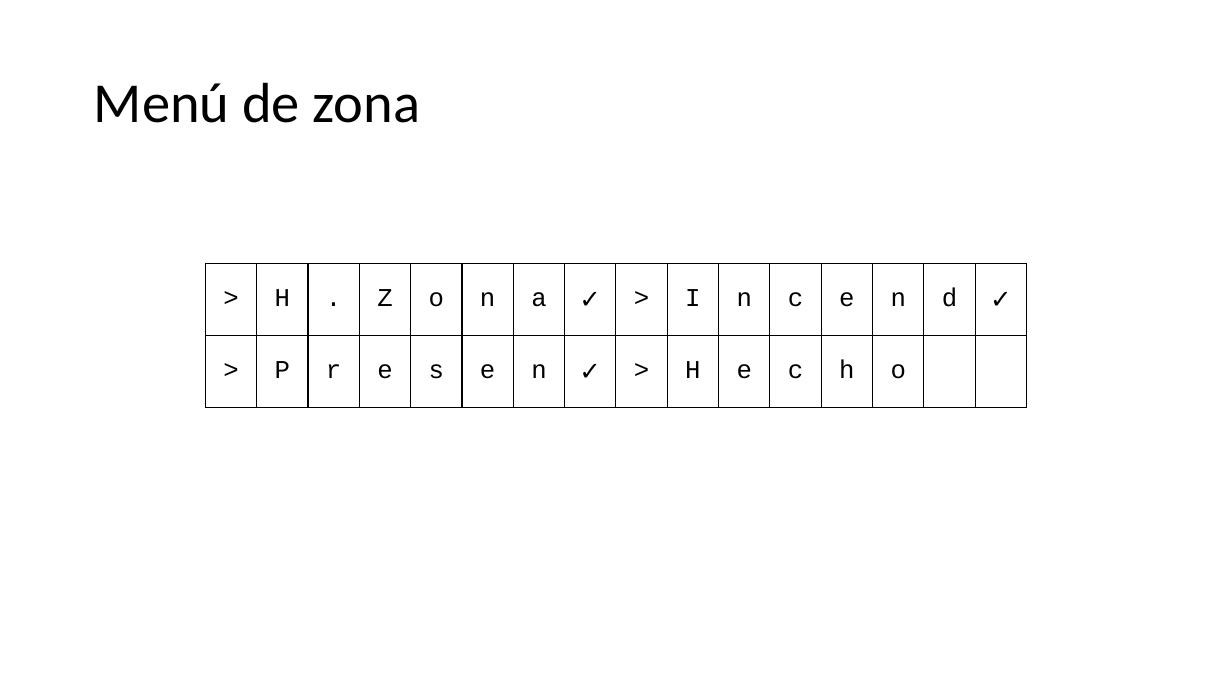
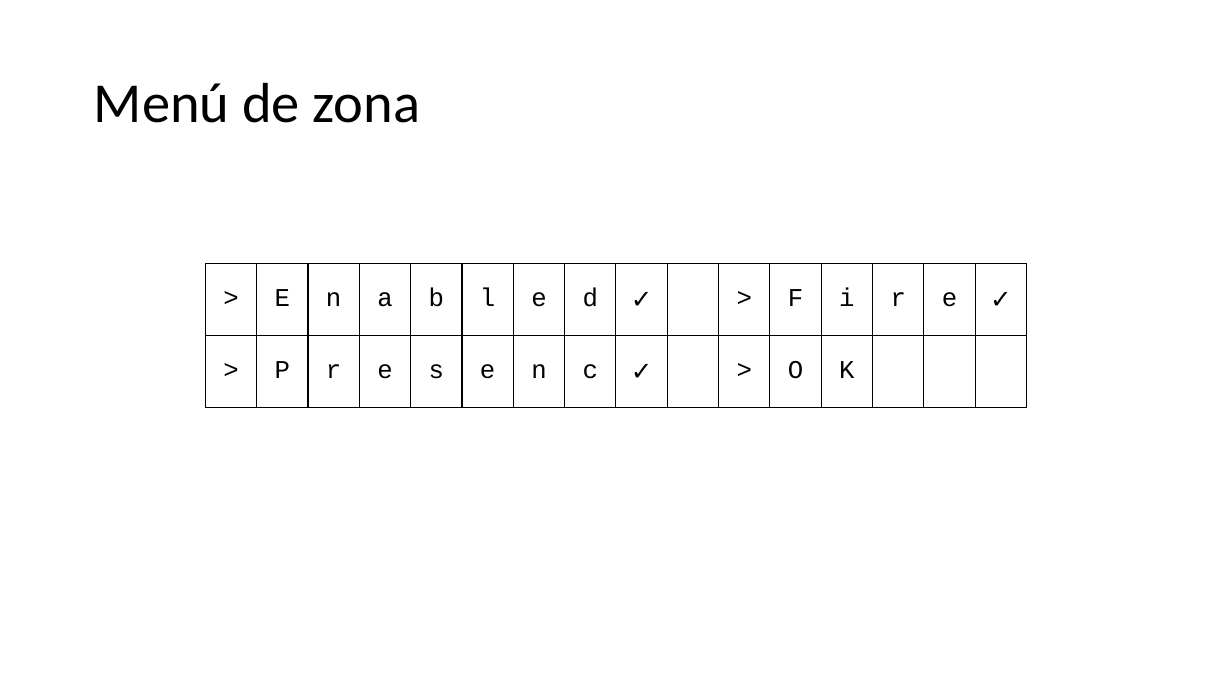
Before and after one commit to JaviHorta/firmware, a slide deck: slide 10 of menus sistema de alarma.pptx (slide 8 before the commit). Drawn at 1232x693 pixels with LibreOffice and Linux fonts; fonts in the diff are those of the drawing. Boxes give left, top, right and bottom in pixels: in the first picture for what was removed or moved away, otherwise in the second. Text is boxed around its words. In the diff, an @@ line names an element or a change of style, - is before the commit and + after.

```diff
--- a/menus sistema de alarma.pptx
+++ b/menus sistema de alarma.pptx
@@ table at [205, 263, 1033, 408] @@
-row 1: > | H | . | Z | o | n | a | ✓ | > | I | n | c | e | n | d | ✓
+row 1: > | E | n | a | b | l | e | d | ✓ |  | > | F | i | r | e | ✓
-row 2: > | P | r | e | s | e | n | ✓ | > | H | e | c | h | o |  | 
+row 2: > | P | r | e | s | e | n | c | ✓ |  | > | O | K |  |  | 
```
Also in this commit, not shown: 7 other slides changed, 2 slides added, 1 other file.
